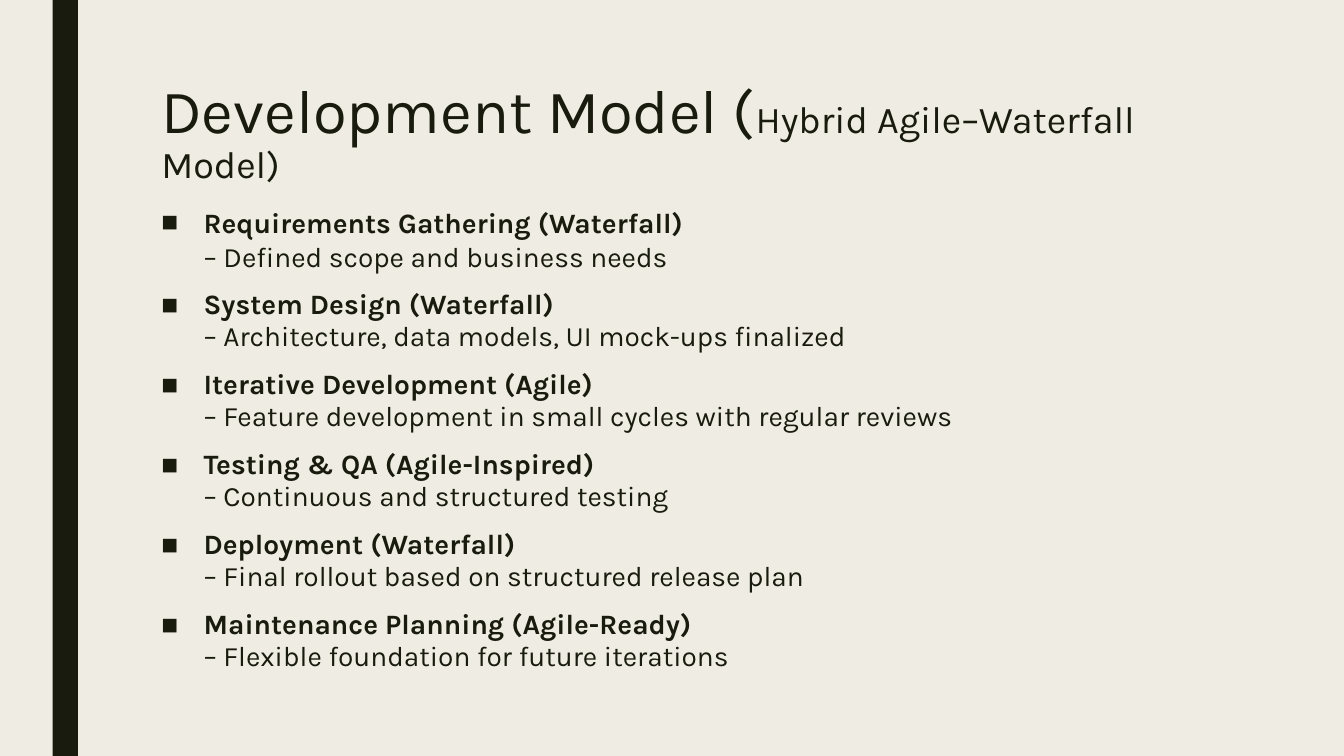
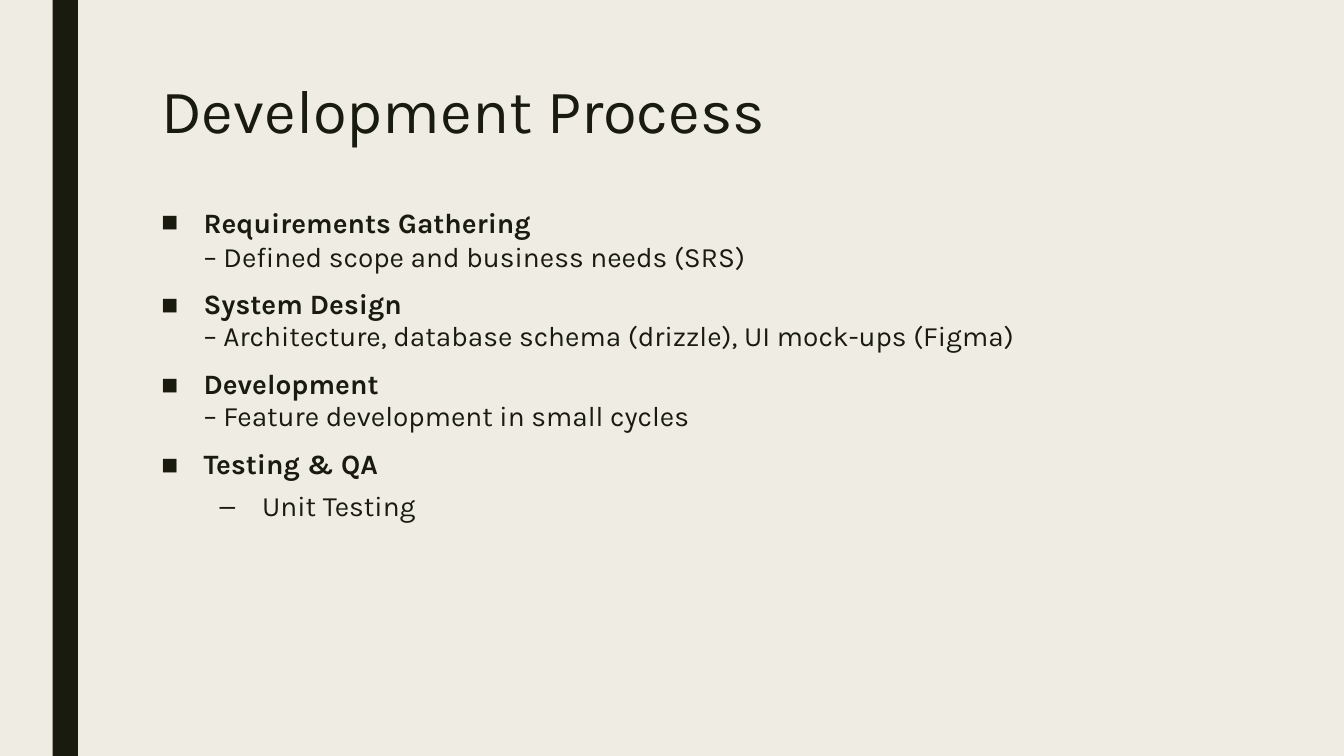
Before and after one commit to nimatshering/capstone-project, a slide deck: slide 6 of Presentation.pptx (slide 10 before the commit). Drawn at 1344x756 pixels with LibreOffice and Linux fonts; fonts in the diff are those of the drawing. Boxes give left, top, right and bottom in pixels: in the first picture for what was removed or moved away, otherwise in the second. Text is boxed around its words. In the diff, an @@ line names an element or a change of style, - is before the commit and + after.

```diff
--- a/Presentation.pptx
+++ b/Presentation.pptx
@@ title at bbox=[161, 91, 765, 148]: text changed; size 27 to 44 pt @@
-Development Model (Hybrid Agile–Waterfall Model)
+Development Process
@@ text at bbox=[204, 213, 1013, 523]: text changed @@
-■ Requirements Gathering (Waterfall)
-  – Defined scope and business needs
-■ System Design (Waterfall)
-  – Architecture, data models, UI mock-ups finalized
-■ Iterative Development (Agile)
-  – Feature development in small cycles with regular reviews
-■ Testing & QA (Agile-Inspired)
-  – Continuous and structured testing
-■ Deployment (Waterfall)
-  – Final rollout based on structured release plan
-■ Maintenance Planning (Agile-Ready)
-  – Flexible foundation for future iterations
+■ Requirements Gathering
+  – Defined scope and business needs (SRS)
+■ System Design
+  – Architecture, database schema (drizzle), UI mock-ups (Figma)
+■ Development
+  – Feature development in small cycles
+■ Testing & QA
+  – Unit Testing
```
Also in this commit, not shown: 3 other slides changed, 8 slides added, 7 slides removed, 3 other files.
